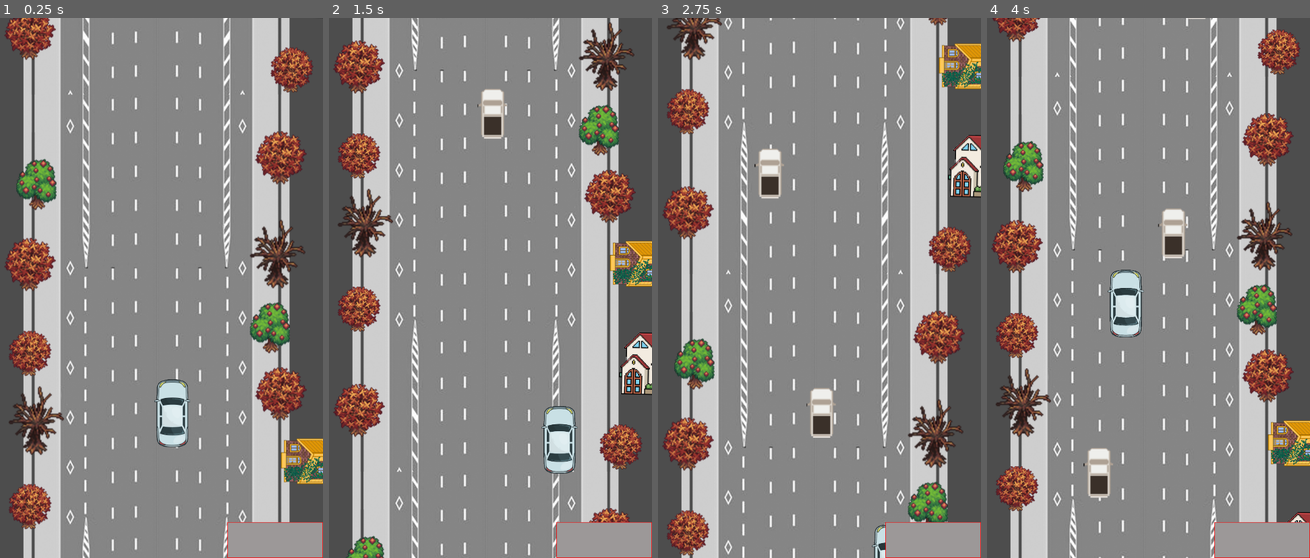
Above: before the commit, frames 1-4 (left to right).
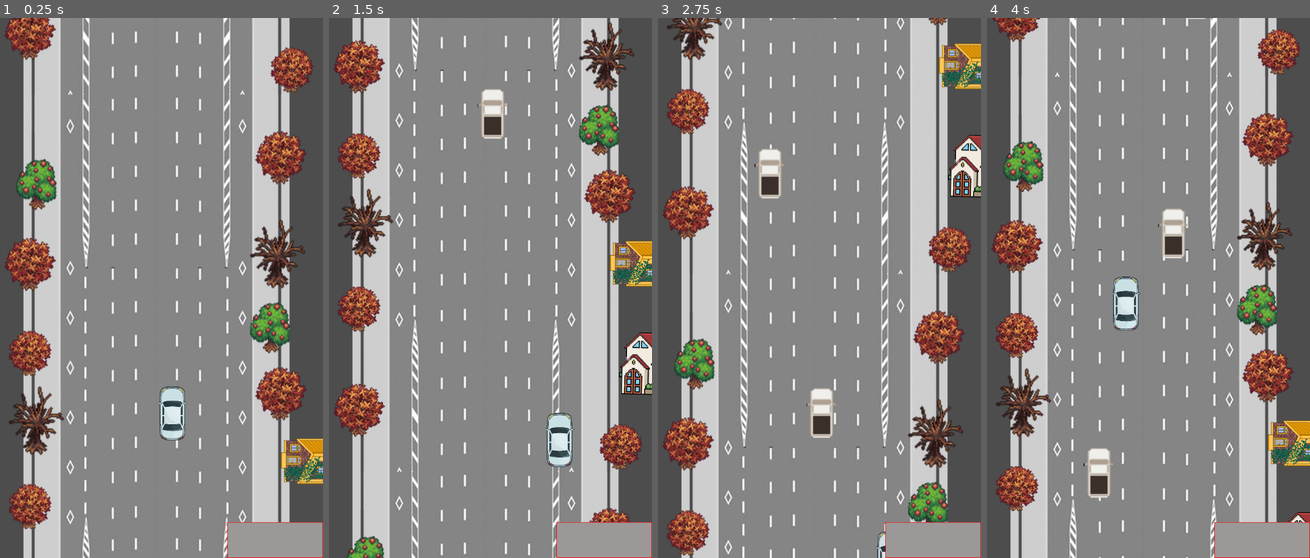
Above: after the commit, the same moments.

Repository: Zanzigzan/ChaosHacks-2024
Game: Godot game, scene res://main.tscn
The game is run twice, just before and just after one commit, with the same random seed, the same clock (stepped at 60 frames per second) and the same inputs.
Inputs:
- Up to frame 1 (0.25 s): no input
- Up to frame 2 (1.5 s): hold Right (ui_right) 0.53-1.28 s; hold Down (ui_down) from 1.28 s (still down)
- Up to frame 3 (2.75 s): release Down (ui_down) at 2.03 s; hold Right (ui_right) from 2.03 s (still down)
- Up to frame 4 (4 s): release Right (ui_right) at 2.78 s; hold Up (ui_up) 2.78-3.53 s; hold Left (ui_left) from 3.53 s (still down)

The runs differ from the first frame. In frame 1, 0.8% of the frame differs, in the area x 47-59%, y 66-80%; in frame 2, 0.8%; in frame 3, 0.2%; in frame 4, 0.8%, in the area x 37-49%, y 46-60%.

Commit message:
size update

Diff:
--- a/Player.tscn
+++ b/Player.tscn
@@ -8,8 +8,8 @@
 [ext_resource type="AudioStream" uid="uid://dmm6syn60bknv" path="res://VDS sounds/Initial D - Deja Vu.mp3" id="6_17o4q"]
 
 [sub_resource type="CapsuleShape2D" id="CapsuleShape2D_wn46o"]
-radius = 32.0
-height = 138.0
+radius = 27.0
+height = 116.0
 
 [node name="Player" type="CharacterBody2D"]
 position = Vector2(218, 220)
@@ -22,7 +22,7 @@
 
 [node name="WhiteCar" type="Sprite2D" parent="."]
 position = Vector2(4.76837e-07, -4.76837e-07)
-scale = Vector2(0.5, 0.5)
+scale = Vector2(0.4, 0.4)
 texture = ExtResource("2_bybg5")
 
 [node name="CarHorn" type="AudioStreamPlayer2D" parent="."]
